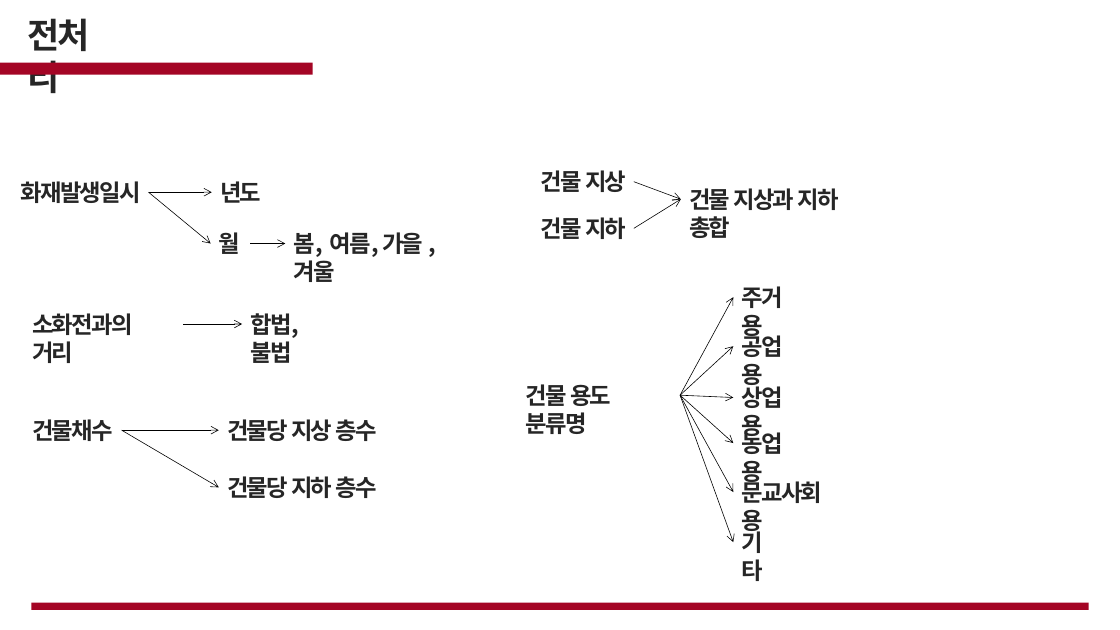
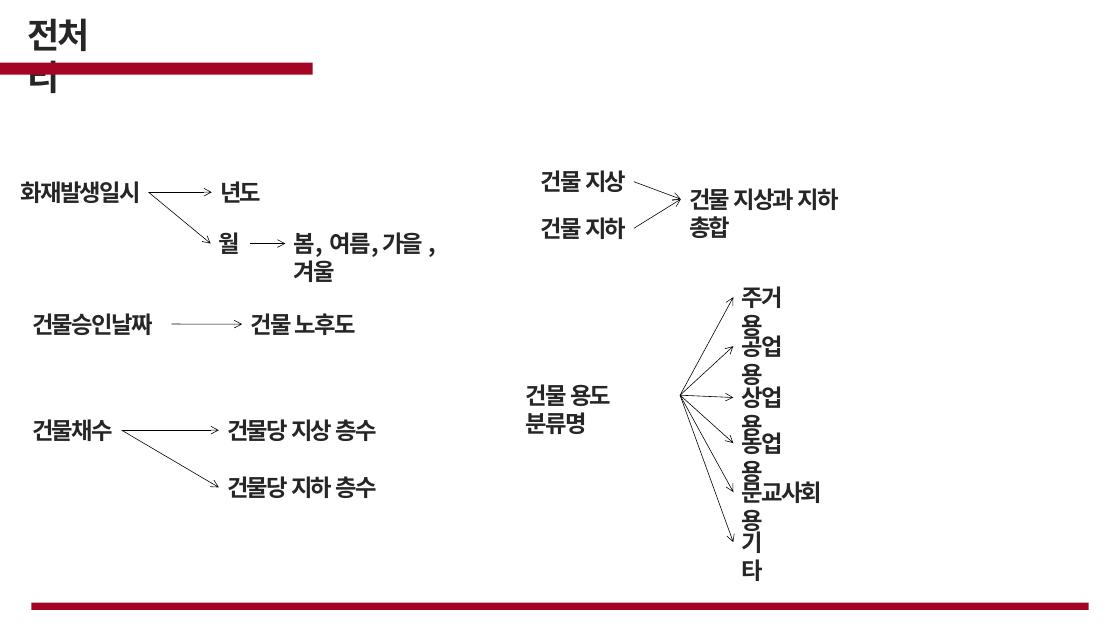
Before and after one commit to cjsgk106/fire-prediction-analysis, a slide deck: slide 12 of work/화재.pptx. Drawn at 1120x630 pixels with LibreOffice and Linux fonts; fonts in the diff are those of the drawing; background and template pictures are left out. Boxes give left, top, right and bottom in pixels: in the first picture for what was removed or moved away, otherwise in the second. Text is boxed around its words. In the diff, an @@ line names an element or a change of style, - is before the commit and + after.

```diff
--- a/work/화재.pptx
+++ b/work/화재.pptx
@@ text at box(32, 313, 152, 335): text changed @@
-소화전과의 거리
+건물승인날짜
@@ arrow moved from (183, 324) - (242, 324) to (171, 324) - (242, 324) @@
@@ text at box(250, 313, 356, 335): text changed @@
-합법, 불법
+건물 노후도
```
Also in this commit, not shown: 6 other slides changed, 8 slides added, 10 slides removed, 1 other file.
